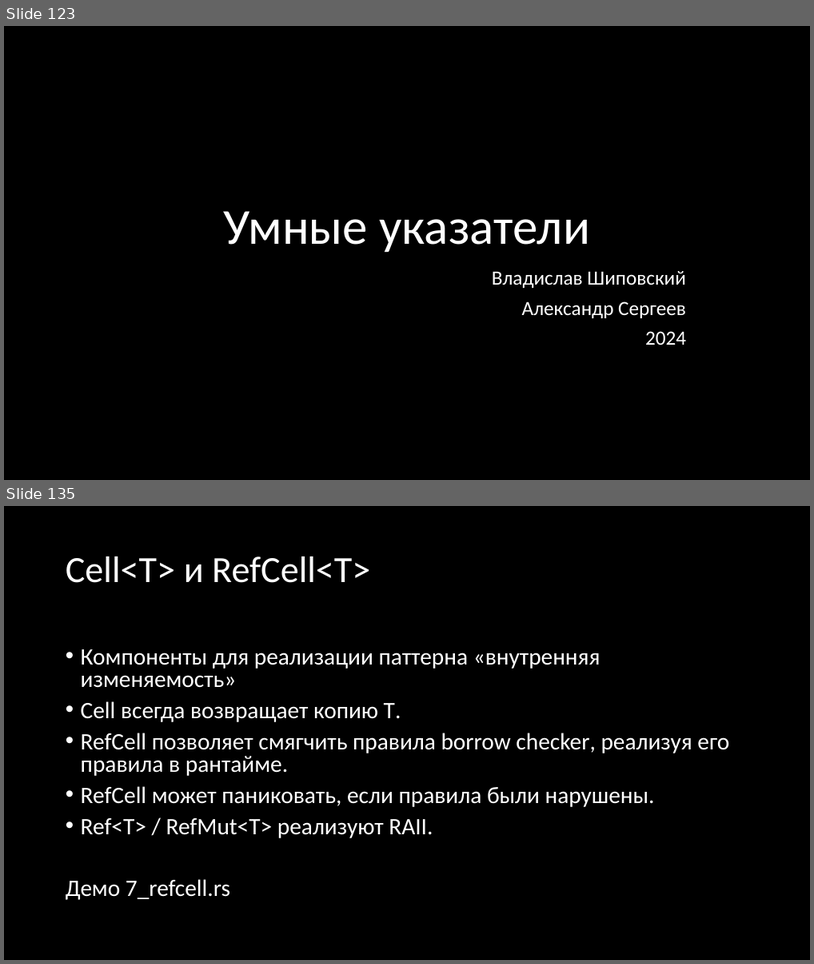
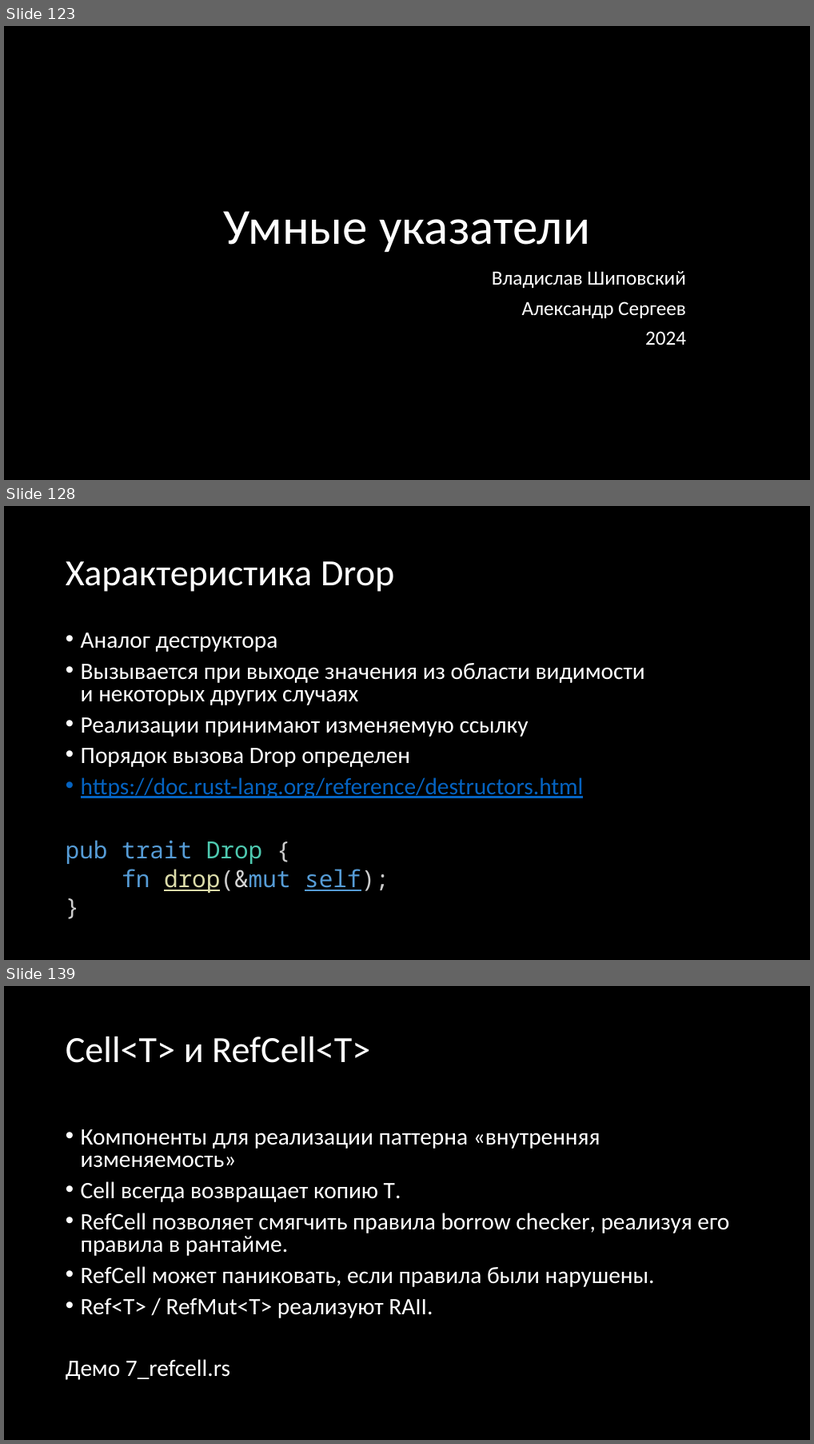
Before and after one commit to Gordon01/learn-rust, a slide deck: keynotes/Rust 2024.pptx. Shown one above the other, each under a label of ours: slides 123 and 135 before the commit, slides 123, 128 and 139 after it; the slides between them are not shown. The pictures are 814x964 and 814x1444 pixels, drawn with LibreOffice and Linux fonts; fonts in the diff are those of the drawing. Boxes give left, top, right and bottom in pixels: in the first picture for what was removed or moved away, otherwise in the second. Text is boxed around its words. In the diff, an @@ line names an element or a change of style, - is before the commit and + after.

```diff
--- a/keynotes/Rust 2024.pptx
+++ b/keynotes/Rust 2024.pptx
@@ slide 128 added at (x1=4, y1=506, x2=810, y2=960), background #000000 @@
@@ title added at (x1=66, y1=561, x2=394, y2=592), 44 pt, text #FFFFFF @@
+Характеристика Drop
@@ text added at (x1=81, y1=632, x2=646, y2=798), 28 pt, text #FFFFFF @@
+• Аналог деструктора
+• Вызывается при выходе значения из области видимости
+  и некоторых других случаях
+• Реализации принимают изменяемую ссылку
+• Порядок вызова Drop определен
+• https://doc.rust-lang.org/reference/destructors.html
@@ text added at (x1=66, y1=840, x2=390, y2=892), 28 pt, text #569CD6 @@
+pub trait Drop {
+fn drop(&mut self);
+}
@@ what was slide 135 is now slide 139 @@
```
Also in this commit, not shown: 4 slides changed, 16 other slides added, 2 slides removed, 1 other file.
